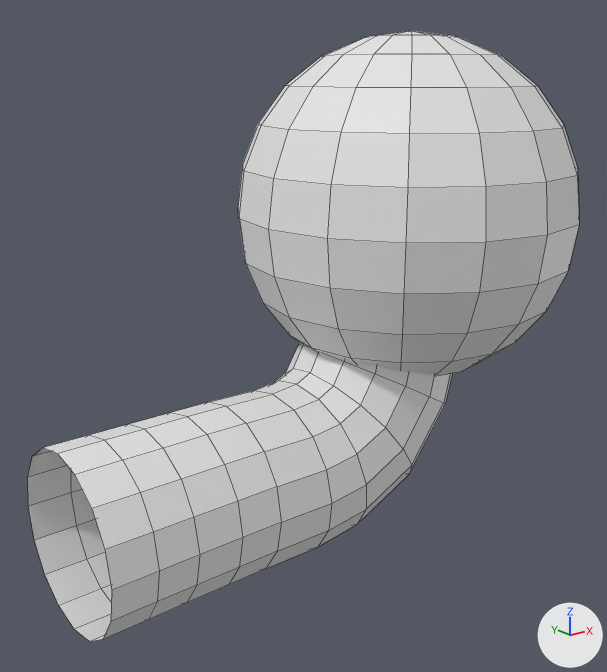
The FBX model Assets/Modele3D/Building/hanger_single.fbx: old version first, new version second.
Both versions are drawn from a 50 mm camera at (-6.671, -4.693, 6.587) aimed at (-6.369, -4.315, 6.436). Arrows for +X, +Y and +Z are at lower right; the lights stay in place. Mesh edges are drawn as thin lines. Where no turn or scale is listed for an object, it has been applied to the vertices.

The first picture shows 'out_hanger3'.
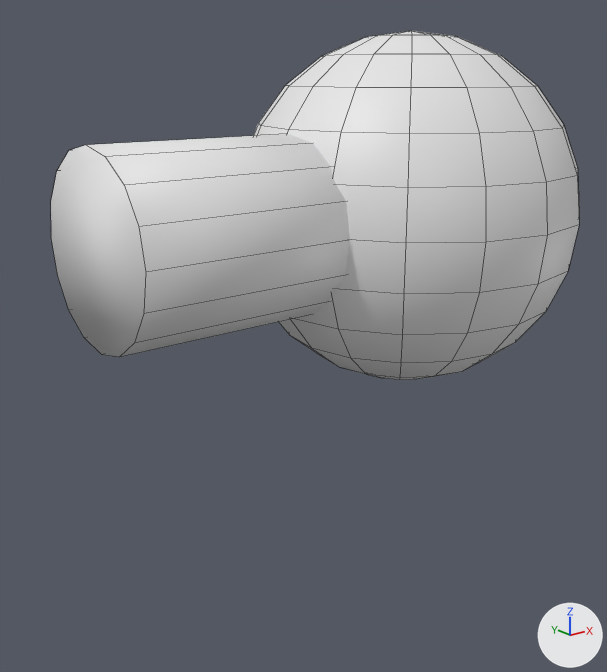
The newer file is also turned or shifted as a whole; pictures and numbers use the older file's frame.

Where the change shows, as pixel boxes (x1, y1, x2, y2) in the pictures (607 x 672 px):
```json
{"object": "out_hanger3", "change": "reshaped", "before": [28, 31, 579, 641], "after": [51, 31, 579, 380], "on screen": "43% shorter"}
{"part": 1, "of": "me_cylinder_017", "change": "added", "after": [51, 134, 350, 357]}
{"part": 2, "of": "me_cylinder_017", "change": "deleted", "before": [28, 342, 453, 641]}
```

Edits to the scene script, one JSON object a line:
```json
{"block": "me_cylinder_017", "where": "# used by ob_out_hanger3; location = (-6.35, -4.5676, 6.3549)"}
{"op": "remove", "block": "me_cylinder_017", "code": "me_cylinder_017.from_pydata(...)  # 338 vertices, 337 faces; spans x -0.178..0.168, y 0.143..0.357, z -0.052..0.256"}
{"op": "add", "block": "me_cylinder_017", "code": "me_cylinder_017.from_pydata(...)  # 210 vertices, 210 faces; spans x -0.15..0.168, y 0.143..0.357, z 0.042..0.256"}
{"block": "me_cylinder_017", "change": "me_cylinder_017 part 1: a new loose piece, a 16-sided cylinder along x spanning x -0.15..0.005, y 0.198..0.301, z 0.097..0.2"}
{"block": "me_cylinder_017", "change": "me_cylinder_017 part 2: the loose piece of 160 vertices spanning x -0.178..0.094, y 0.198..0.301, z -0.052..0.09 is deleted"}
{"block": "me_cylinder_017", "change": "me_cylinder_017 part 3: the surface is now shaded smooth"}
```
